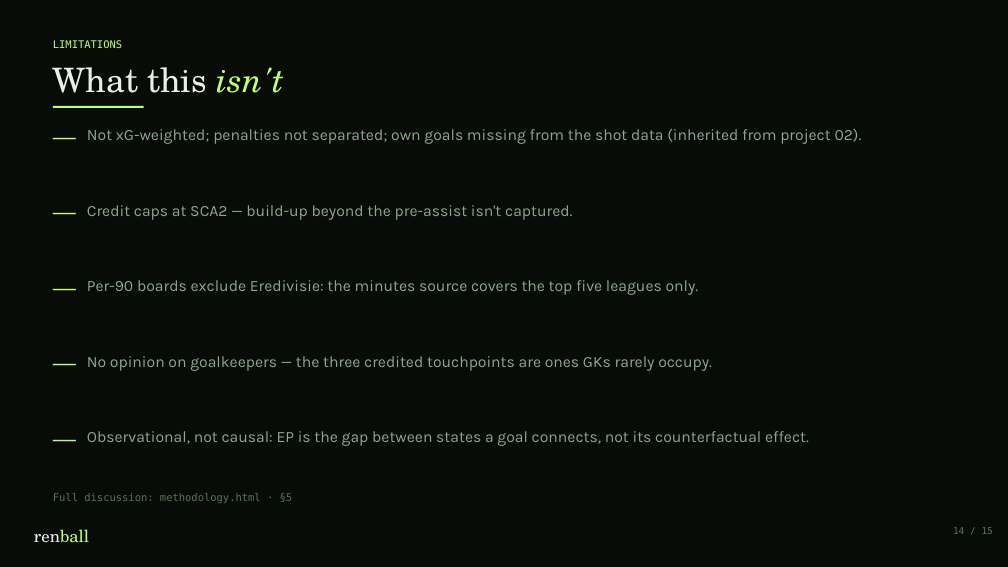
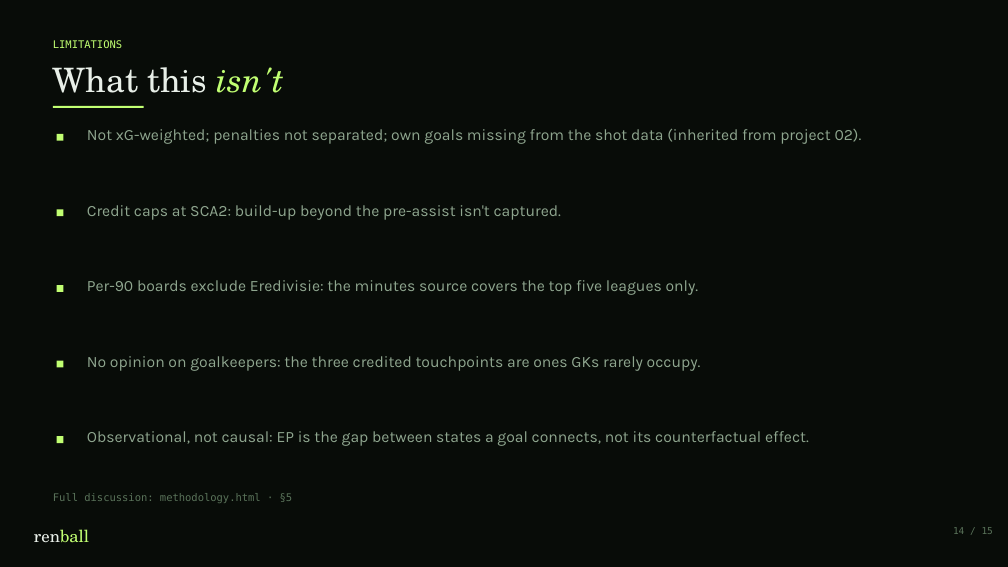
Before and after one commit to koeymenc/renball, a slide deck: slide 14 of projects/03-true-contributors/slides.pptx. Drawn at 1008x567 pixels with LibreOffice and Linux fonts; fonts in the diff are those of the drawing. Boxes give left, top, right and bottom in pixels: in the first picture for what was removed or moved away, otherwise in the second. Text is boxed around its words. In the diff, an @@ line names an element or a change of style, - is before the commit and + after.

```diff
--- a/projects/03-true-contributors/slides.pptx
+++ b/projects/03-true-contributors/slides.pptx
@@ text removed at <box>53,121,83,185</box> @@
-—
@@ rectangle added at <box>57,134,64,141</box>, fill #C1FF72 @@
@@ text removed at <box>53,197,83,261</box> @@
-—
@@ rectangle added at <box>57,209,64,216</box>, fill #C1FF72 @@
@@ text at <box>87,205,561,220</box>: text changed @@
-Credit caps at SCA2 — build-up beyond the pre-assist isn't captured.
+Credit caps at SCA2: build-up beyond the pre-assist isn't captured.
@@ text removed at <box>53,272,83,337</box> @@
-—
@@ rectangle added at <box>57,285,64,292</box>, fill #C1FF72 @@
@@ text removed at <box>53,348,83,412</box> @@
-—
@@ text at <box>87,356,701,371</box>: text changed @@
-No opinion on goalkeepers — the three credited touchpoints are ones GKs rarely occupy.
+No opinion on goalkeepers: the three credited touchpoints are ones GKs rarely occupy.
@@ rectangle added at <box>57,361,64,368</box>, fill #C1FF72 @@
@@ text removed at <box>53,423,83,488</box> @@
-—
@@ rectangle added at <box>57,436,64,443</box>, fill #C1FF72 @@
```
Also in this commit, not shown: 11 other slides changed, 17 other files.
